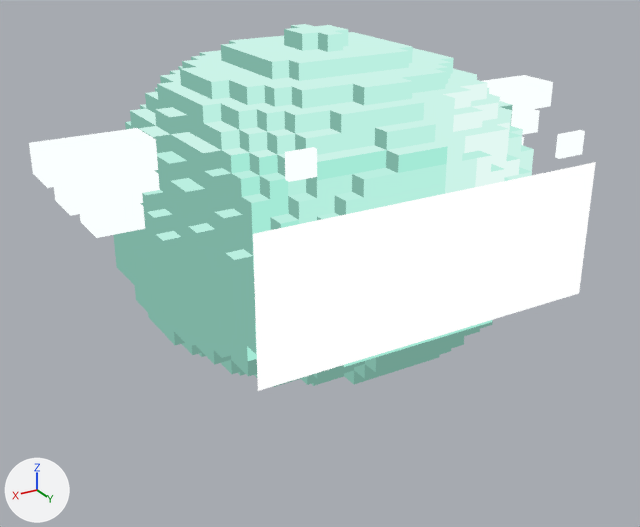
Before and after pictures for a commit that changed the glTF model assets/models/creatures/slime_anemo_large/slime_anemo_large.glb.
Camera for both pictures: a 50 mm lens placed at (2.12, 3.5, 2.04), pointed at (0.08, 0.1, 0.34). Arrows for +X, +Y and +Z are at lower left; the lights stay in place. The picture after the commit comes second. Where no turn or scale is listed for an object, it has been applied to the vertices. Vertices at exactly the same position are counted once.

The older version as bpy lines, for what is in view:
```python
me_slime_anemo_large_accessories = bpy.data.meshes.new('slime_anemo_large_accessories')
me_slime_anemo_large_accessories.from_pydata(...)  # 64 vertices, 96 faces; spans x -1.33..1.33, y -0.09..0.93, z -0.01..0.47
me_slime_anemo_large_accessories.materials.append(mat_elementwhite)
me_slime_anemo_large_body = bpy.data.meshes.new('slime_anemo_large_body')
me_slime_anemo_large_body.from_pydata(...)  # 2434 vertices, 4864 faces; spans x -0.95..0.95, y -0.9..0.9, z -0.72..0.72
# faces by material slot: [734, 232, 1558, 1008, 562, 730, 40]
me_slime_anemo_large_body.materials.append(mat_shell)
me_slime_anemo_large_body.materials.append(mat_shellcenter)
me_slime_anemo_large_body.materials.append(mat_shellouter)
me_slime_anemo_large_body.materials.append(mat_shellbottom)
me_slime_anemo_large_body.materials.append(mat_shelltop)
me_slime_anemo_large_body.materials.append(mat_shelllight)
me_slime_anemo_large_body.materials.append(mat_shellbright)
me_slime_anemo_large_face = bpy.data.meshes.new('slime_anemo_large_face')
me_slime_anemo_large_face.from_pydata(...)  # 4 vertices, 2 faces; spans x -0.84..0.84, y 0.91, z -0.43..0.2
me_slime_anemo_large_face.materials.append(mat_slimeface)
ob_elementdetails = bpy.data.objects.new('ElementDetails', me_slime_anemo_large_accessories)
ob_elementdetails.location = (0.0, 0.0, 0.719)
ob_face = bpy.data.objects.new('Face', me_slime_anemo_large_face)
ob_face.location = (0.0, 0.0, 0.719)
ob_shell = bpy.data.objects.new('Shell', me_slime_anemo_large_body)
ob_shell.location = (0.0, 0.0, 0.719)
```
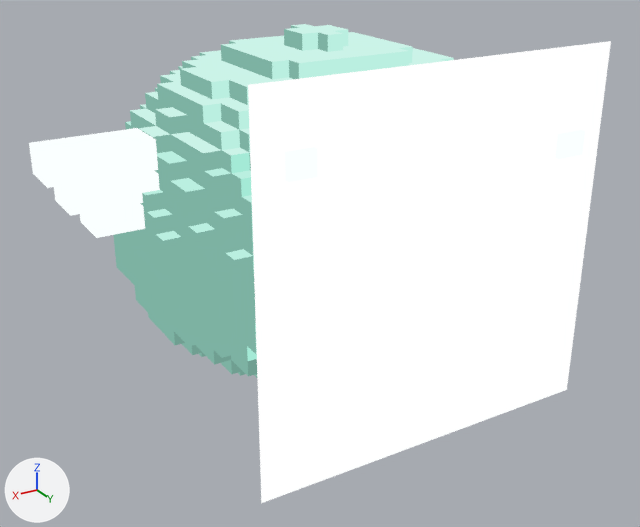
The change in detail:
me_slime_anemo_large_face is used by ob_face; location (0.0, 0.0, 0.719).
me_slime_anemo_large_face had 4 vertices, 2 faces and spanned x -0.84..0.84, y 0.91, z -0.43..0.2.
me_slime_anemo_large_face now has 4 vertices, 2 faces and spans x -0.84..0.84, y 0.91, z -0.95..0.72.
Part 1, on me_slime_anemo_large_face:
Vertex 0 of me_slime_anemo_large_face moves from (0.84, 0.91, -0.43) at pixel (257, 391) to (0.84, 0.91, -0.95) at pixel (261, 503).
Vertex 1 of me_slime_anemo_large_face moves from (-0.84, 0.91, -0.43) at pixel (579, 293) to (-0.84, 0.91, -0.95) at pixel (566, 389).
Vertex 2 of me_slime_anemo_large_face moves from (-0.84, 0.91, 0.2) at pixel (595, 162) to (-0.84, 0.91, 0.72) at pixel (611, 41).
Vertex 3 of me_slime_anemo_large_face moves from (0.84, 0.91, 0.2) at pixel (252, 233) to (0.84, 0.91, 0.72) at pixel (248, 84).

Where the change shows, as pixel boxes [x1, y1, x2, y2] in the pictures (640 x 527 px):
'Face', reshaped (101% taller)
    before: [253, 162, 596, 391]
    after: [248, 41, 611, 503]
